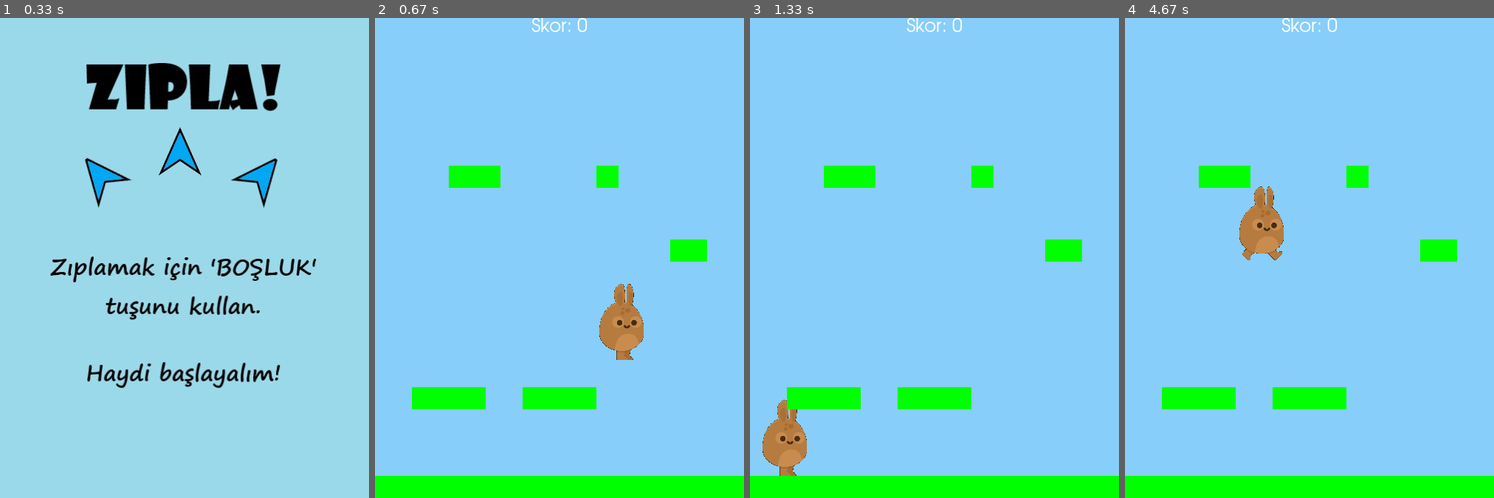
Above: before the commit, frames 1-4 (left to right).
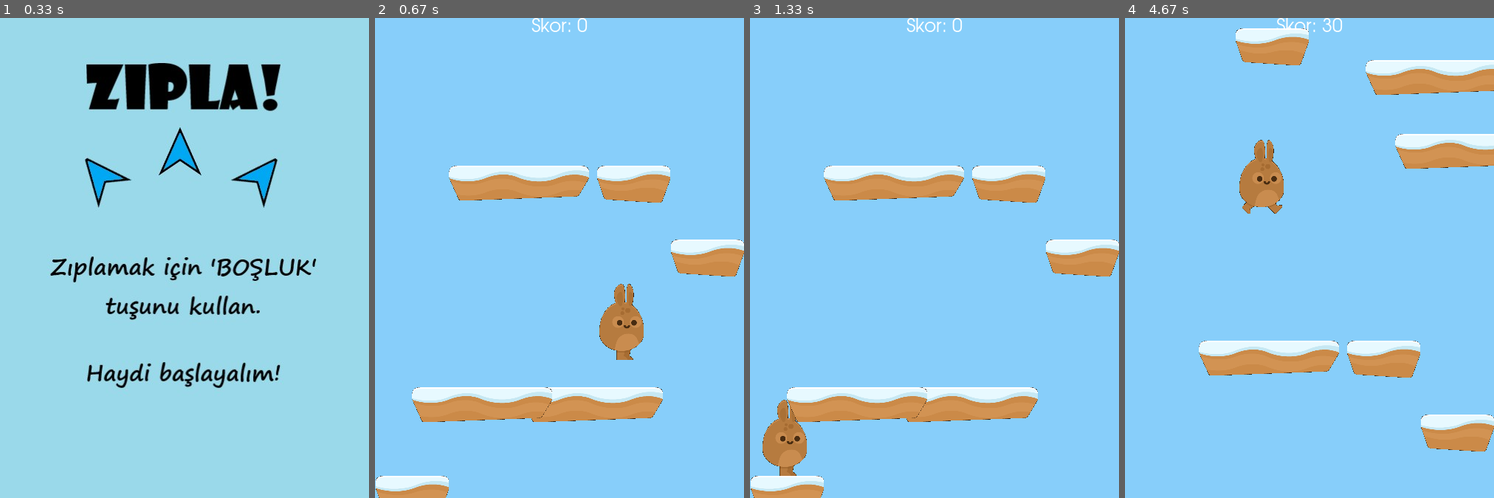
Above: after the commit, the same moments.

Repository: ProjeYonetimiDersi/Butunleme-Pygame
Game: pygame game, started from projeyonetimiButunleme/main.py
Two runs of this game, one before a commit and one after it. Both use one fixed random seed, a clock stepped at 60 frames per second and the inputs below.
Inputs:
- Up to frame 1 (0.33 s): no input
- Up to frame 2 (0.67 s): hold Right from 0.33 s (still down)
- Up to frame 3 (1.33 s): release Right at 0.8 s; hold Right 0.83-1.3 s
- Up to frame 4 (4.67 s): hold Left 1.33-1.87 s; tap Space at 1.4, 1.7, 1.97, 2.27, 2.4, 2.7, 3.07, 3.37, 3.57, 3.87, 4.07, 4.37, 4.57 s; hold Left 1.9-2.3 s; hold Right 2.33-2.97 s; hold Left 3-3.47 s; hold Right 3.5-3.97 s; hold Right 4-4.47 s; hold Left from 4.5 s (still down)

Frame 1 is identical in both runs. In frame 2, 14% of the frame differs, in the area x 0-100%, y 30-100%; in frame 3, 14%; in frame 4, 21%, in the area x 0-100%, y 0-100%.

Commit message:
platformların grafikleri eklendi, ekranın aşağı kaymama hatası giderildi.

Diff:
--- a/projeyonetimiButunleme/main.py
+++ b/projeyonetimiButunleme/main.py
@@ -18,12 +18,12 @@
         self.all_sprites = pygame.sprite.Group()
         self.platforms = pygame.sprite.Group()
 
-        p1 = Platform(0, HEIGHT-30, WIDTH, 40)
-        p2 = Platform(WIDTH/2-50, 500, 100, 30)
-        p3 = Platform(400, 300, 50, 30)
-        p4 = Platform(300, 200, 30, 30)
-        p5 = Platform(100, 200, 70, 30)
-        p6 = Platform(50, 500, 100, 30)
+        p1 = Platform(self, 0, HEIGHT-30)
+        p2 = Platform(self, WIDTH/2-50, 500)
+        p3 = Platform(self, 400, 300)
+        p4 = Platform(self, 300, 200)
+        p5 = Platform(self, 100, 200)
+        p6 = Platform(self, 50, 500)
 
         self.platforms.add(p1)
         self.platforms.add(p2)
@@ -71,9 +71,9 @@
                 self.player.rect.bottom = carpismalar[0].rect.top
 
         if self.player.rect.top < HEIGHT/4:
-            self.player.rect.y += abs(self.player.hiz.y)
+            self.player.rect.y += max(abs(self.player.hiz.y), 3)
             for plat in self.platforms:
-                plat.rect.y += abs(self.player.hiz.y)
+                plat.rect.y += max(abs(self.player.hiz.y), 3)
                 if plat.rect.top >= HEIGHT:
                     plat.kill()
                     self.skor += 10
@@ -107,7 +107,7 @@
 
         while len(self.platforms) < 6:
             genislik = random.randrange(50, 100)
-            p = Platform(random.randrange(0, WIDTH-genislik), random.randrange(-75, -20), genislik, 30)
+            p = Platform(self, random.randrange(0, WIDTH-genislik), random.randrange(-75, -20))
             self.platforms.add(p)
             self.all_sprites.add(p)
 
--- a/projeyonetimiButunleme/sprites.py
+++ b/projeyonetimiButunleme/sprites.py
@@ -1,5 +1,6 @@
 import pygame
 from settings import *
+from random import choice
 
 vector = pygame.math.Vector2
 
@@ -124,10 +125,11 @@
                 self.sayac += 1
 
 class Platform(pygame.sprite.Sprite):
-    def __init__(self, x, y, w, h):
+    def __init__(self, oyun, x, y):
         super().__init__()
-        self.image = pygame.Surface((w, h))
-        self.image.fill((0, 255, 0))
+        self.oyun = oyun
+        self.image = choice([self.oyun.spritesheet.get_image(0, 768, 380, 94),
+                      self.oyun.spritesheet.get_image(213, 1764, 201, 100)])
         self.rect = self.image.get_rect()
         self.rect.x = x
         self.rect.y = y
